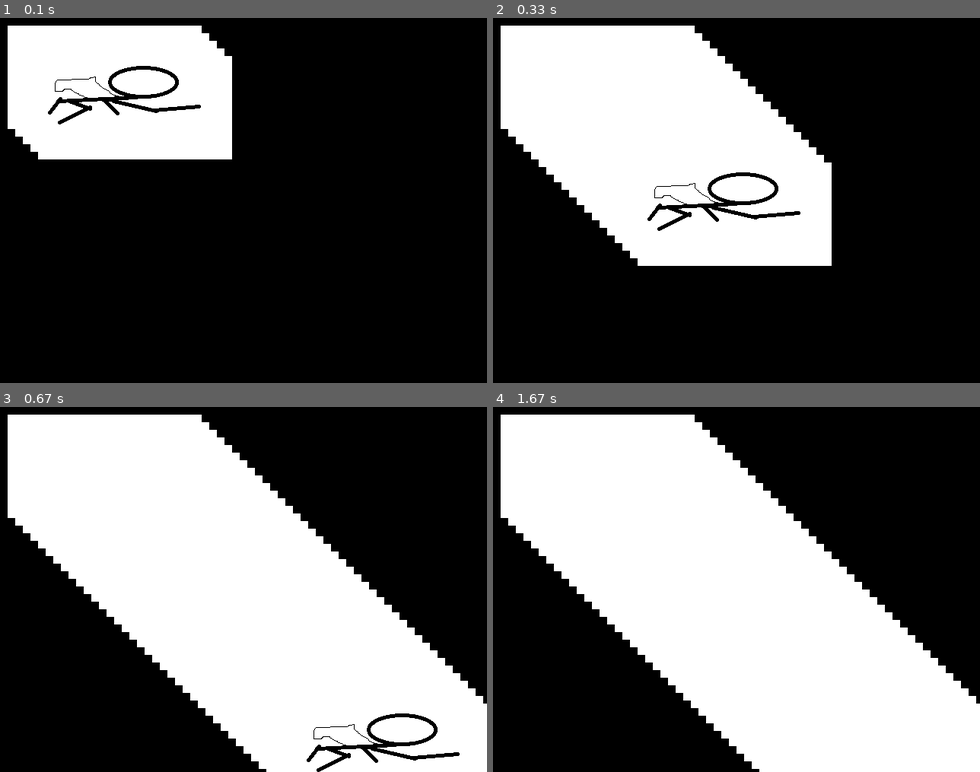
Above: before the commit, frames 1-4 (two rows, left to right).
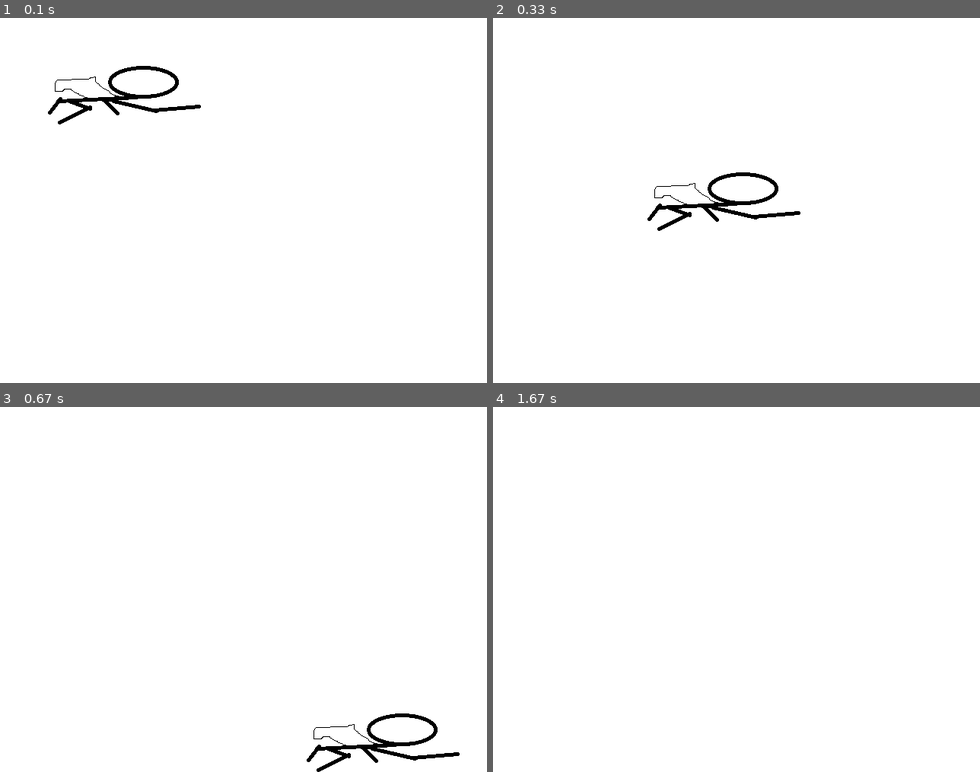
Above: after the commit, the same moments.

Repository: MrValdez/pygame-tutorial
Game: pygame game, started from main.py
Two runs of this game, one before a commit and one after it. Both use one fixed random seed, a clock stepped at 60 frames per second and the inputs below.
Inputs:
- Up to frame 1 (0.1 s): no input
- Up to frame 2 (0.33 s): no input
- Up to frame 3 (0.67 s): no input
- Up to frame 4 (1.67 s): no input

The runs differ from the first frame. In frame 1, 84% of the frame differs, in the area x 0-100%, y 0-100%; in frame 2, 66%; in frame 3, 46%; in frame 4, 46%.

Commit message:
fixing the movement artifacts

Diff:
--- a/main.py
+++ b/main.py
@@ -7,10 +7,12 @@
 screen = pygame.display.set_mode(resolution)
 clock = pygame.time.Clock()
 
-hero = pygame.image.load("hero.png")
+hero = pygame.image.load("hero.png").convert()
+hero.set_colorkey((255, 128, 128))
 hero_pos = [0, 0]
 
 while isRunning:
+    screen.fill((255, 255, 255))
     tick = clock.tick(60)
 
     for event in pygame.event.get():
Binary file changed: hero.png
